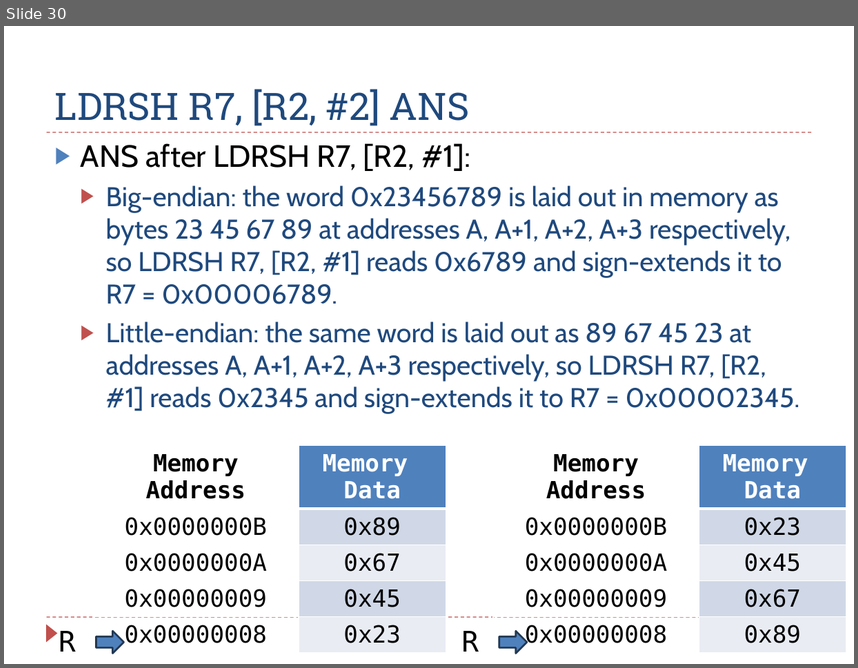
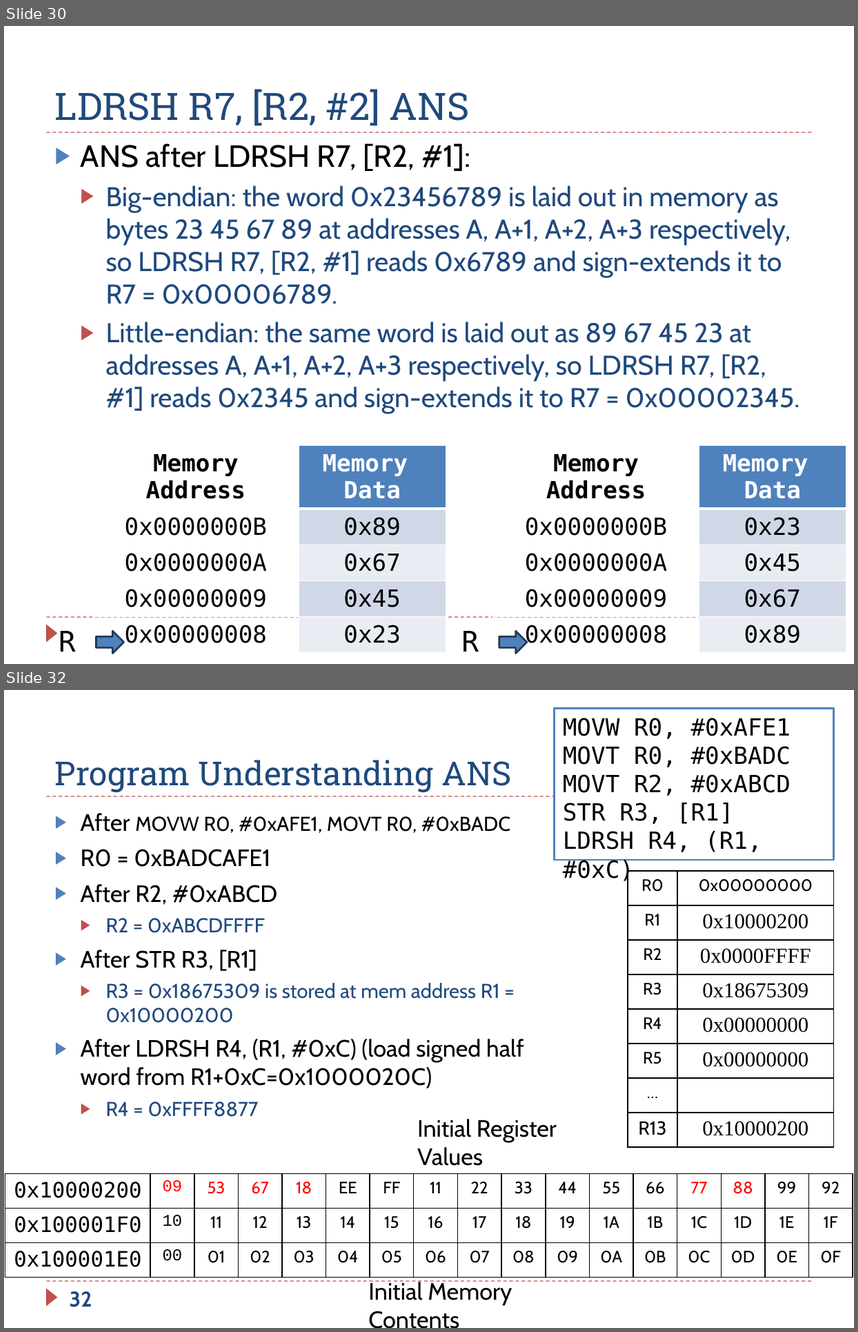
Before and after one commit to guhofstra/CSC111Fa25, a slide deck: PPTs/Ch5_ARM_Load_Store_Exercises_ANS.pptx. Shown one above the other, each under a label of ours: slide 30 before the commit, slides 30 and 32 after it; the slides between them are not shown. The pictures are 858x668 and 858x1332 pixels, drawn with LibreOffice and Linux fonts; fonts in the diff are those of the drawing. Boxes give left, top, right and bottom in pixels: in the first picture for what was removed or moved away, otherwise in the second. Text is boxed around its words. In the diff, an @@ line names an element or a change of style, - is before the commit and + after.

```diff
--- a/PPTs/Ch5_ARM_Load_Store_Exercises_ANS.pptx
+++ b/PPTs/Ch5_ARM_Load_Store_Exercises_ANS.pptx
@@ slide 32 added at [4, 690, 854, 1328], background #FFFFFF; not listed: 3 template elements that a slide beside it also shows @@
@@ rectangle added at [555, 708, 835, 859], fill #FFFFFF, outline #4F81BD 1.5 pt, 20 pt, text #000000 @@
+MOVW R0, #0xAFE1
+MOVT R0, #0xBADC
+MOVT R2, #0xABCD
+STR R3, [R1]
+LDRSH R4, (R1, #0xC)
@@ title added at [55, 760, 511, 793], 28 pt, text #1F497D @@
+Program Understanding ANS
@@ text added at [81, 813, 524, 1116], 20 pt, text #000000 @@
+▶ After MOVW R0, #0xAFE1, MOVT R0, #0xBADC
+▶ R0 = 0xBADCAFE1
+▶ After R2, #0xABCD
+  ▶ R2 = 0xABCDFFFF
+▶ After STR R3, [R1]
+  ▶ R3 = 0x18675309 is stored at mem address R1 = 0x10000200
+▶ After LDRSH R4, (R1, #0xC) (load signed half word from R1+0xC=0x1000020C)
+  ▶ R4 = 0xFFFF8877
@@ table added at [628, 871, 835, 1147], 8 rows, 2 columns @@
+R0 | 0x00000000
+R1 | 0x10000200
+R2 | 0x0000FFFF
+R3 | 0x18675309
+R4 | 0x00000000
+R5 | 0x00000000
+… | 
+R13 | 0x10000200
@@ text added at [417, 1118, 557, 1165], 20 pt, text #000000 @@
+Initial Register Values
@@ table added at [5, 1174, 854, 1277], 3 rows, 17 columns @@
+0x10000200 | 09 | 53 | 67 | 18 | EE | FF | 11 | 22 | 33 | 44 | 55 | 66 | 77 | 88 | 99 | 92
+0x100001F0 | 10 | 11 | 12 | 13 | 14 | 15 | 16 | 17 | 18 | 19 | 1A | 1B | 1C | 1D | 1E | 1F
+0x100001E0 | 00 | 01 | 02 | 03 | 04 | 05 | 06 | 07 | 08 | 09 | 0A | 0B | 0C | 0D | 0E | 0F
@@ text added at [368, 1280, 512, 1305], 20 pt, text #000000 @@
+Initial Memory Contents
@@ page number added at [70, 1291, 92, 1307], 18 pt, text #1F497D @@
+32
```
Also in this commit, not shown: 1 slide changed, 3 other slides added, 8 other files.
